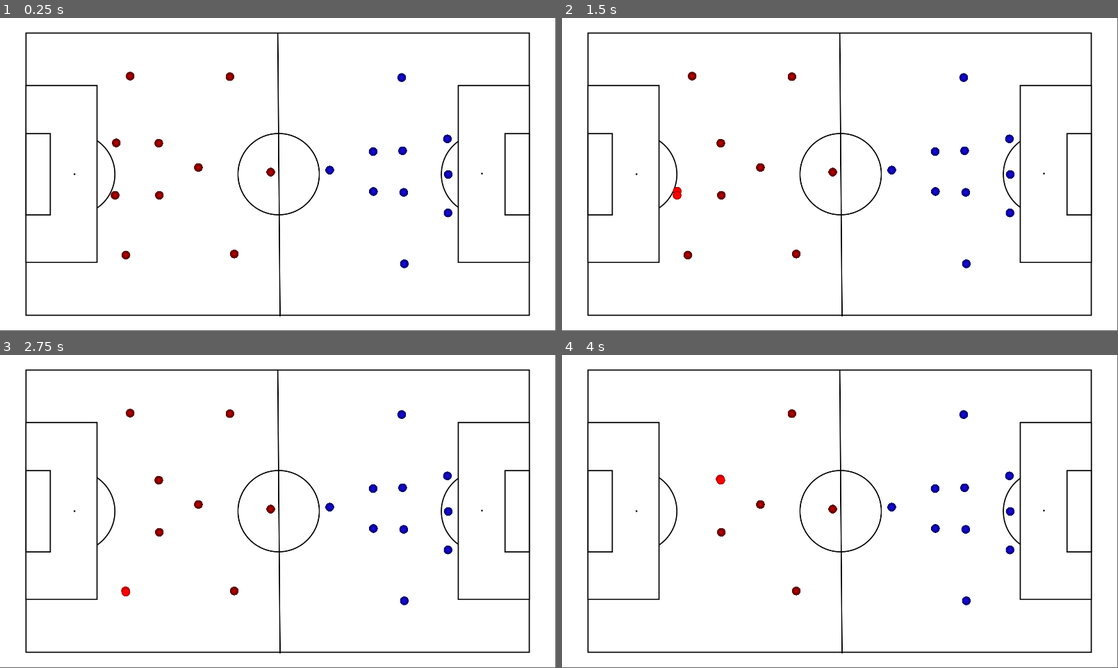
Above: before the commit, frames 1-4 (two rows, left to right).
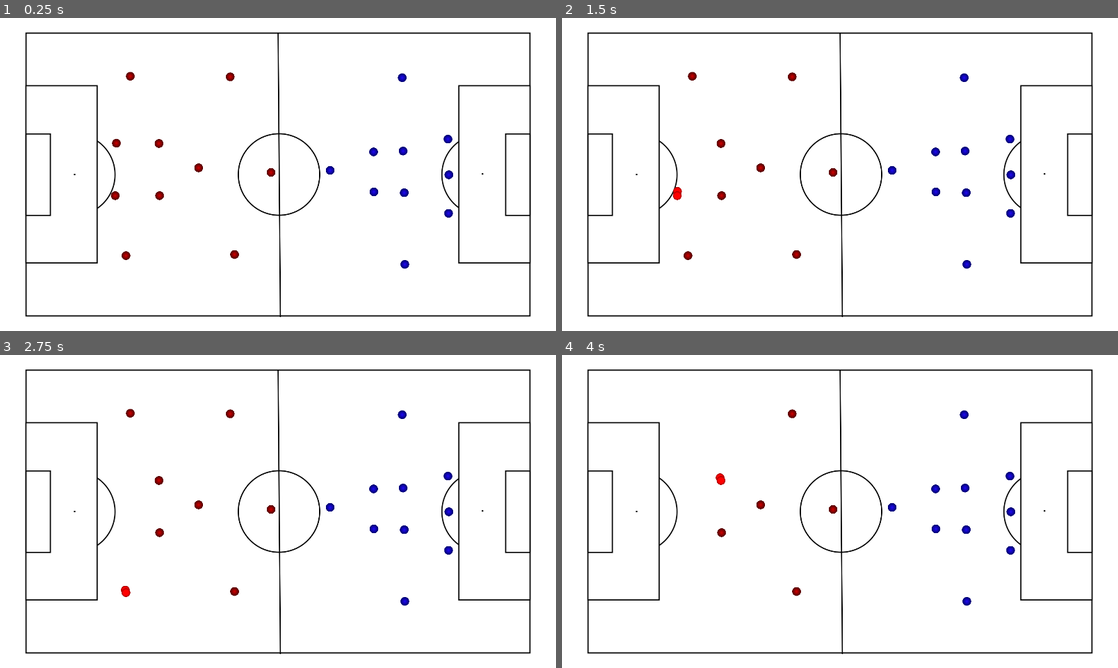
Above: after the commit, the same moments.

Repository: cdoss3/fc-board
Game: Godot game, scene res://scenes/Main.tscn
Two runs of this game, one before a commit and one after it. Both use one fixed random seed, a clock stepped at 60 frames per second and the inputs below. The engine's default icon, where the game draws it, is replaced by a stand-in: a white triangle on a blue panel in a dark square.
Inputs (mouse positions are in pixels of both pictures, inside the frame that each line leads up to):
- Up to frame 1 (0.25 s): no input
- Up to frame 2 (1.5 s): tap Enter at 0.5, 1.35 s; move the mouse to (678, 143) at 0.52 s; press the mouse at (678, 143) at 0.53 s; tap Space at 1.25 s; move the mouse to (678, 196) at 1.27 s; release the mouse at (678, 196) at 1.28 s; hold Escape (back_key) from 1.28 s (still down); click (678, 196) at 1.42 s
- Up to frame 3 (2.75 s): tap Enter at 2 s; move the mouse to (127, 592) at 2.02 s; release Escape (back_key) at 2.03 s; press the mouse at (127, 592) at 2.03 s
- Up to frame 4 (4 s): tap Space at 2.75 s; move the mouse to (689, 414) at 2.77 s; release the mouse at (689, 414) at 2.78 s; tap Enter at 2.85, 3.5 s; click (689, 414) at 2.92 s; move the mouse to (723, 480) at 3.52 s; press the mouse at (723, 480) at 3.53 s; hold Escape (back_key) from 3.53 s (still down)
In our replay, the window is 799x449 before the commit and 800x450 after it. These sizes can differ from the game's own. Grey fills any space a smaller window leaves; there, only what the larger window draws over its background counts as a difference.

The runs differ from the first frame. In frame 1, 3.0% of the frame differs, in the area x 4-96%, y 4-96%; in frame 2, 3.0%; in frame 3, 3.0%; in frame 4, 3.0%.

Commit message:
added local directory for exports. took away 'unfound_sprite'. changed stretch mode to be able to display properly on mobile.

Diff:
--- a/project.godot
+++ b/project.godot
@@ -21,6 +21,12 @@
 window/size/viewport_height=1080
 window/size/mode=3
 window/size/borderless=true
+window/stretch/mode="viewport"
+
+[global_group]
+
+red_disks=""
+blue_disks=""
 
 [input]
 
--- a/scenes/Main.tscn
+++ b/scenes/Main.tscn
@@ -9,82 +9,82 @@
 [node name="Background" parent="." instance=ExtResource("1_uoffv")]
 menu_scene = ExtResource("2_ppnqe")
 
-[node name="Disk" parent="Background" instance=ExtResource("3_4g7od")]
+[node name="Disk" parent="Background" groups=["red_disks"] instance=ExtResource("3_4g7od")]
 position = Vector2(402, 432)
 color = "RED"
 
-[node name="Disk2" parent="Background" instance=ExtResource("3_4g7od")]
+[node name="Disk2" parent="Background" groups=["red_disks"] instance=ExtResource("3_4g7od")]
 position = Vector2(398, 613)
 color = "RED"
 
-[node name="Disk3" parent="Background" instance=ExtResource("3_4g7od")]
+[node name="Disk3" parent="Background" groups=["red_disks"] instance=ExtResource("3_4g7od")]
 position = Vector2(435, 820)
 color = "RED"
 
-[node name="Disk4" parent="Background" instance=ExtResource("3_4g7od")]
+[node name="Disk4" parent="Background" groups=["red_disks"] instance=ExtResource("3_4g7od")]
 position = Vector2(450, 201)
 color = "RED"
 
-[node name="Disk5" parent="Background" instance=ExtResource("3_4g7od")]
+[node name="Disk5" parent="Background" groups=["red_disks"] instance=ExtResource("3_4g7od")]
 position = Vector2(549, 433)
 color = "RED"
 
-[node name="Disk6" parent="Background" instance=ExtResource("3_4g7od")]
+[node name="Disk6" parent="Background" groups=["red_disks"] instance=ExtResource("3_4g7od")]
 position = Vector2(551, 613)
 color = "RED"
 
-[node name="Disk7" parent="Background" instance=ExtResource("3_4g7od")]
+[node name="Disk7" parent="Background" groups=["red_disks"] instance=ExtResource("3_4g7od")]
 position = Vector2(686, 517)
 color = "RED"
 
-[node name="Disk8" parent="Background" instance=ExtResource("3_4g7od")]
+[node name="Disk8" parent="Background" groups=["red_disks"] instance=ExtResource("3_4g7od")]
 position = Vector2(810, 816)
 color = "RED"
 
-[node name="Disk9" parent="Background" instance=ExtResource("3_4g7od")]
+[node name="Disk9" parent="Background" groups=["red_disks"] instance=ExtResource("3_4g7od")]
 position = Vector2(936, 533)
 color = "RED"
 
-[node name="Disk10" parent="Background" instance=ExtResource("3_4g7od")]
+[node name="Disk10" parent="Background" groups=["red_disks"] instance=ExtResource("3_4g7od")]
 position = Vector2(795, 203)
 color = "RED"
 
-[node name="Disk11" parent="Background" instance=ExtResource("3_4g7od")]
+[node name="Disk11" parent="Background" groups=["blue_disks"] instance=ExtResource("3_4g7od")]
 position = Vector2(1550, 541)
 color = "BLUE"
 
-[node name="Disk12" parent="Background" instance=ExtResource("3_4g7od")]
+[node name="Disk12" parent="Background" groups=["blue_disks"] instance=ExtResource("3_4g7od")]
 position = Vector2(1547, 418)
 color = "BLUE"
 
-[node name="Disk13" parent="Background" instance=ExtResource("3_4g7od")]
+[node name="Disk13" parent="Background" groups=["blue_disks"] instance=ExtResource("3_4g7od")]
 position = Vector2(1549, 674)
 color = "BLUE"
 
-[node name="Disk14" parent="Background" instance=ExtResource("3_4g7od")]
+[node name="Disk14" parent="Background" groups=["blue_disks"] instance=ExtResource("3_4g7od")]
 position = Vector2(1398, 850)
 color = "BLUE"
 
-[node name="Disk15" parent="Background" instance=ExtResource("3_4g7od")]
+[node name="Disk15" parent="Background" groups=["blue_disks"] instance=ExtResource("3_4g7od")]
 position = Vector2(1389, 206)
 color = "BLUE"
 
-[node name="Disk16" parent="Background" instance=ExtResource("3_4g7od")]
+[node name="Disk16" parent="Background" groups=["blue_disks"] instance=ExtResource("3_4g7od")]
 position = Vector2(1392, 459)
 color = "BLUE"
 
-[node name="Disk17" parent="Background" instance=ExtResource("3_4g7od")]
+[node name="Disk17" parent="Background" groups=["blue_disks"] instance=ExtResource("3_4g7od")]
 position = Vector2(1396, 603)
 color = "BLUE"
 
-[node name="Disk18" parent="Background" instance=ExtResource("3_4g7od")]
+[node name="Disk18" parent="Background" groups=["blue_disks"] instance=ExtResource("3_4g7od")]
 position = Vector2(1291, 600)
 color = "BLUE"
 
-[node name="Disk19" parent="Background" instance=ExtResource("3_4g7od")]
+[node name="Disk19" parent="Background" groups=["blue_disks"] instance=ExtResource("3_4g7od")]
 position = Vector2(1290, 462)
 color = "BLUE"
 
-[node name="Disk20" parent="Background" instance=ExtResource("3_4g7od")]
+[node name="Disk20" parent="Background" groups=["blue_disks"] instance=ExtResource("3_4g7od")]
 position = Vector2(1140, 526)
 color = "BLUE"
--- a/scripts/background.gd
+++ b/scripts/background.gd
@@ -9,6 +9,7 @@
 	# Input to instantiate new red disk
 	if Input.is_action_just_pressed("place_red_disk"):
 		var disk_instance = disk_scene.instantiate()
+		disk_instance.add_to_group("red_disks")
 		disk_instance.position = get_local_mouse_position()
 		disk_instance.color = "RED"
 		add_child(disk_instance)
@@ -17,6 +18,7 @@
 	# Input to instantiate new blue disk
 	if Input.is_action_just_pressed("place_blue_disk"):
 		var disk_instance = disk_scene.instantiate()
+		disk_instance.add_to_group("blue_disks")
 		disk_instance.position = get_local_mouse_position()
 		disk_instance.color = "BLUE"
 		add_child(disk_instance)
--- a/scripts/disk.gd
+++ b/scripts/disk.gd
@@ -12,7 +12,6 @@
 # Load textures
 var red_sprite: Texture2D = preload('res://graphics/red_dot.svg')
 var blue_sprite: Texture2D = preload("res://graphics/blue_dot.png")
-var unfound_sprite: Texture2D = preload("res://icon.svg")
 
 ## USER-DEFINED FUNCTIONS
 # Measure linear distance between two points
@@ -45,8 +44,6 @@
 	# Blue disk
 	elif color == "BLUE":
 		change_sprite(blue_sprite)
-	else:
-		change_sprite(unfound_sprite)
 
 ## HANDLE INPUTS
 func _input_event(_viewport, event, _shape_idx):
@@ -64,7 +61,7 @@
 	## Move selected disk
 	if selected and Input.is_mouse_button_pressed(MOUSE_BUTTON_LEFT):
 		destination = get_global_mouse_position()
-	if get_distance(position, destination) > 5:
+	if get_distance(position, destination) > 10:
 		var path: Vector2
 		path.x = destination.x - position.x
 		path.y = destination.y - position.y
Not shown, changed: export_presets.cfg
Not shown, added: export/android/fc-board.apk
Not shown, added: export/android/fc-board.apk.idsig
